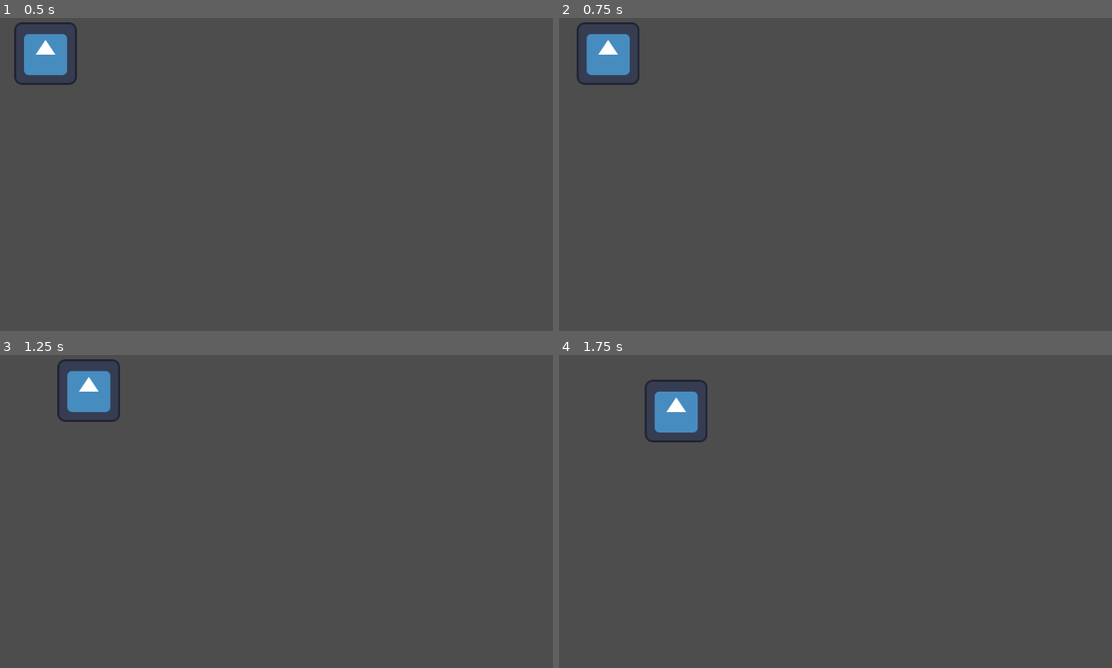
Above: before the commit, frames 1-4 (two rows, left to right).
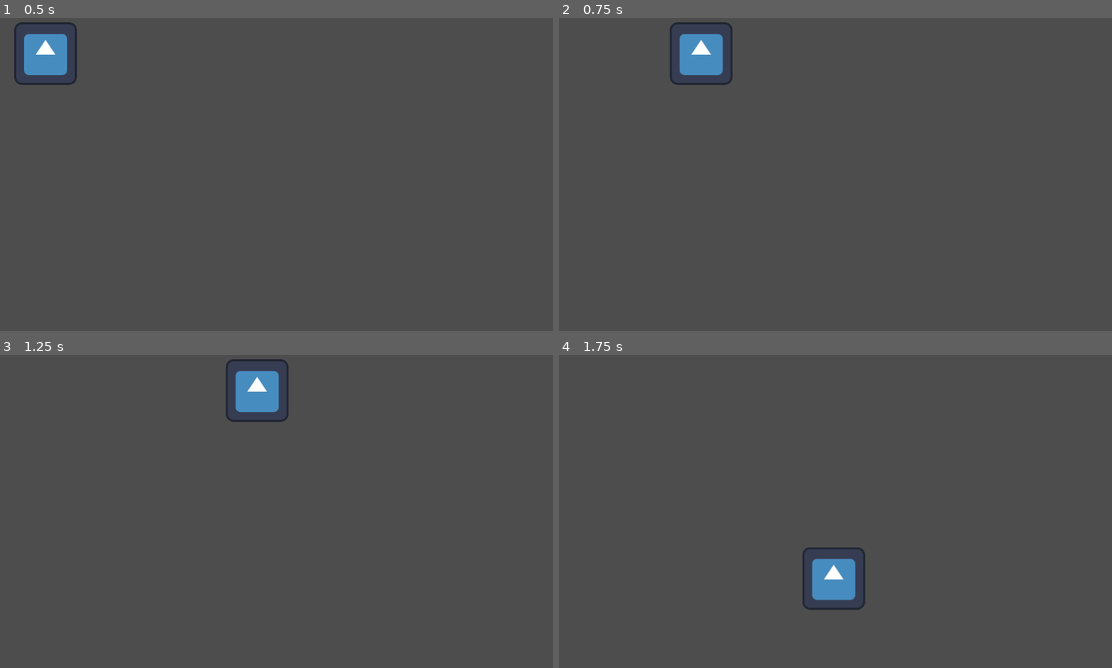
Above: after the commit, the same moments.

Repository: QuentinWidlocher/48-8-Jam
Game: Godot game, scene res://scenes/levels/sandbox.tscn
Two runs of this game, one before a commit and one after it. Both use one fixed random seed, a clock stepped at 60 frames per second and the inputs below. The engine's default icon, where the game draws it, is replaced by a stand-in: a white triangle on a blue panel in a dark square.
Inputs:
- Up to frame 1 (0.5 s): no input
- Up to frame 2 (0.75 s): tap Enter at 0.5 s; hold D (move_right) from 0.53 s (still down); tap Space (dodge) at 0.6 s
- Up to frame 3 (1.25 s): keep holding D (move_right)
- Up to frame 4 (1.75 s): release D (move_right) at 1.28 s; hold S (move_down) from 1.28 s (still down); tap Space (dodge) at 1.35 s

Frame 1 is identical in both runs. In frame 2, 2.7% of the frame differs, in the area x 3-32%, y 1-22%; in frame 3, 2.7%; in frame 4, 2.7%, in the area x 15-56%, y 7-82%.

Commit message:
functional movement + LDtk file

Diff:
--- /dev/null
+++ b/scenes/player/dodging-state.gd
@@ -0,0 +1,34 @@
+class_name DodgingState extends State
+
+const DODGE_SPEED = 100000
+const DODGE_TIME = 0.2
+
+var direction: Vector2
+var previous_velocity: float
+var current_time = 0.0
+
+func _on_enter() -> void:
+  var x_input = Input.get_action_strength("move_right") - Input.get_action_strength("move_left")
+  var y_input = Input.get_action_strength("move_down") - Input.get_action_strength("move_up")
+
+  direction = Vector2(x_input, y_input).normalized()
+
+  previous_velocity = player.velocity.length()
+
+  name = "DodgingState"
+
+func _on_exit() -> void:
+  player.velocity = direction * previous_velocity
+  pass
+
+func _update(delta: float) -> State:
+
+  current_time += delta
+
+  if current_time >= DODGE_TIME:
+    return RunningState.new(player)
+
+  player.velocity.x = direction.x * DODGE_SPEED * delta
+  player.velocity.y = direction.y * DODGE_SPEED * delta
+
+  return self
--- a/scenes/player/idle-state.gd
+++ b/scenes/player/idle-state.gd
@@ -1,6 +1,6 @@
 class_name IdleState extends State
 
-const DECELERATION = 500.0
+var DECELERATION = RunningState.ACCELERATION
 
 func _on_enter() -> void:
   print("Entering IdleState")
--- a/scenes/player/running-state.gd
+++ b/scenes/player/running-state.gd
@@ -1,7 +1,7 @@
 class_name RunningState extends State
 
-const ACCELERATION = 400.0
-const MAX_SPEED = 200.0
+const ACCELERATION = 1000.0
+const MAX_SPEED = 300.0
 
 func _on_enter() -> void:
   print("Entering RunningState")
@@ -11,7 +11,6 @@
   pass
 
 func _update(delta: float) -> State:
-
   var x_input = Input.get_action_strength("move_right") - Input.get_action_strength("move_left")
   var y_input = Input.get_action_strength("move_down") - Input.get_action_strength("move_up")
 
@@ -25,4 +24,7 @@
   player.velocity.x = move_toward(player.velocity.x, direction.x * MAX_SPEED, ACCELERATION * delta)
   player.velocity.y = move_toward(player.velocity.y, direction.y * MAX_SPEED, ACCELERATION * delta)
 
+  if Input.is_action_just_pressed("dodge"):
+    return DodgingState.new(player)
+
   return self
Not shown, added: assets/atlas.png.import
Not shown, changed: assets/level_design.ldtk
Not shown, added: assets/tiles/BG/BG_01.png.import
Not shown, added: assets/tiles/BG/BG_02.png.import
Not shown, added: assets/tiles/BG/BG_03.png.import
Not shown, added: assets/tiles/MURS/Mur_bas_01.png.import
Not shown, added: assets/tiles/MURS/Mur_haut_01.png.import
